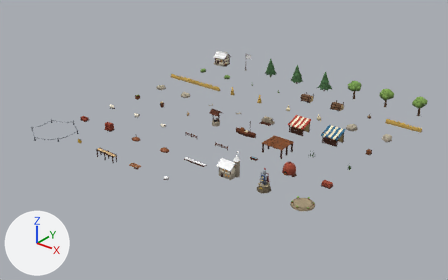
A saved change to the glTF model public/art/models/village_kit.glb.
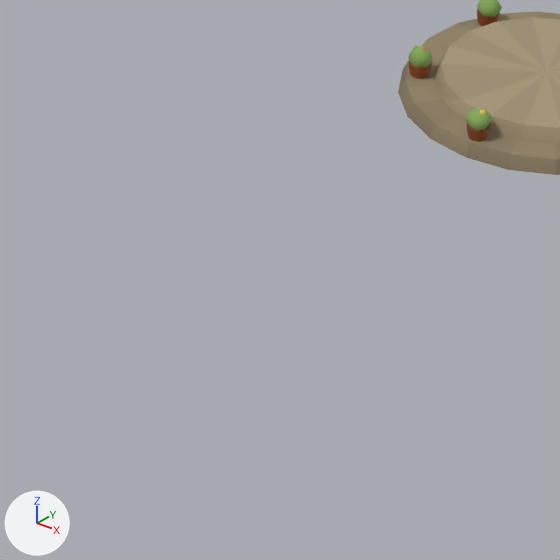
The first picture shows the older version from a 50 mm lens placed at (20.31, -25.24, 11.09), pointed at (5.52, -6.75, -0.38). The close-ups show the older and then the newer version on the part from 57% to 68% of the width and 70% to 87% of the height of that picture. Only the edits that show in the close-ups are written down. The lights are fixed; the arrows at lower left show +X, +Y and +Z.

In view in the first close-up: 'dais'.
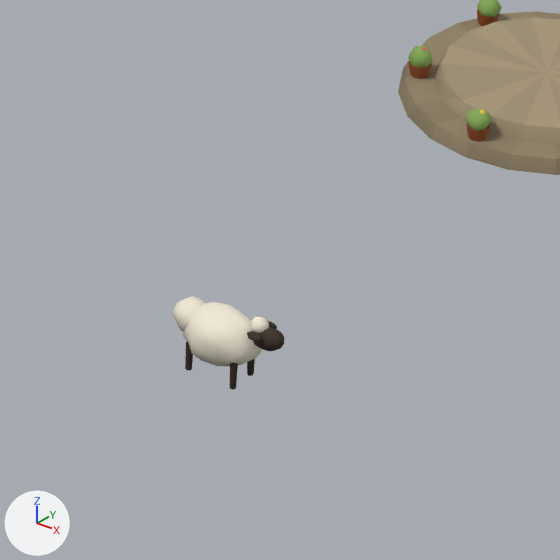
What the commit changed:
Mesh me_goods_2_mesh is new.
It has 356 vertices, 672 faces and spans x -0.174..0.174, y -0.085..0.085, z -0.113..0.113.
Faces by material slot: [340, 332].
It uses material mat_m_fleece.
It uses material mat_m_dark.
Object 'goods_2' (ob_goods_2) is new; it shows me_goods_2_mesh.
Its location is (11.2, -11.2, 0.0).

Pixel boxes [x1, y1, x2, y2] of what changed, in the close-ups (560 x 560 px):
'goods_2', added
    after: [172, 296, 284, 389]
    faces in mat_m_fleece: [172, 296, 269, 366]
    faces in mat_m_dark: [185, 321, 284, 389]
